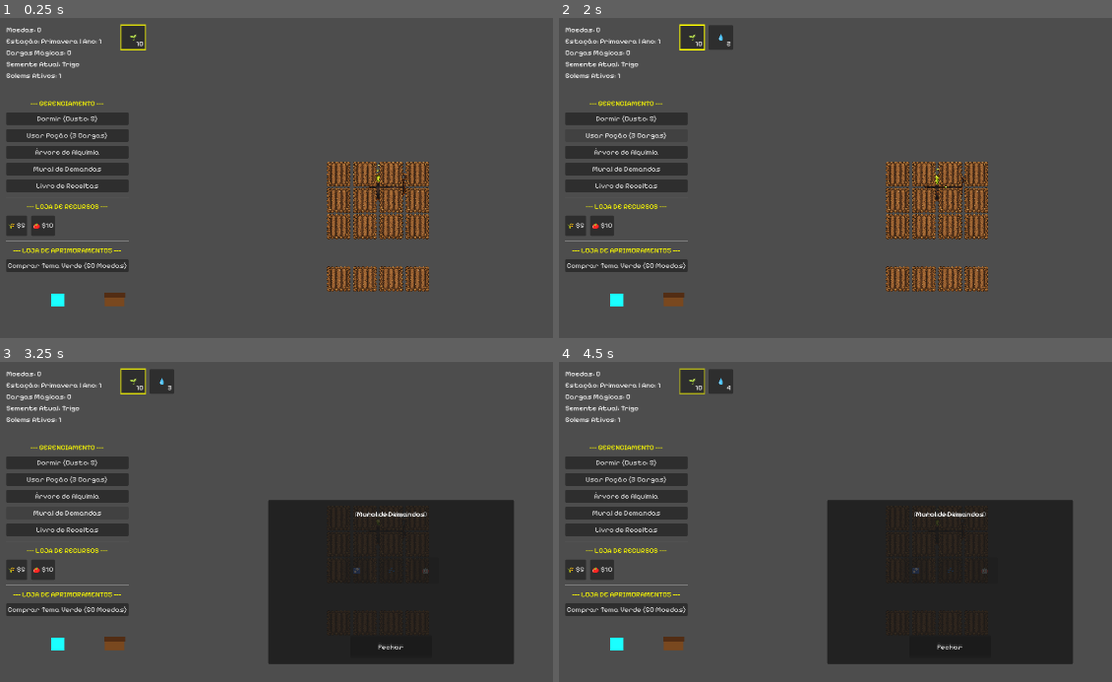
Above: before the commit, frames 1-4 (two rows, left to right).
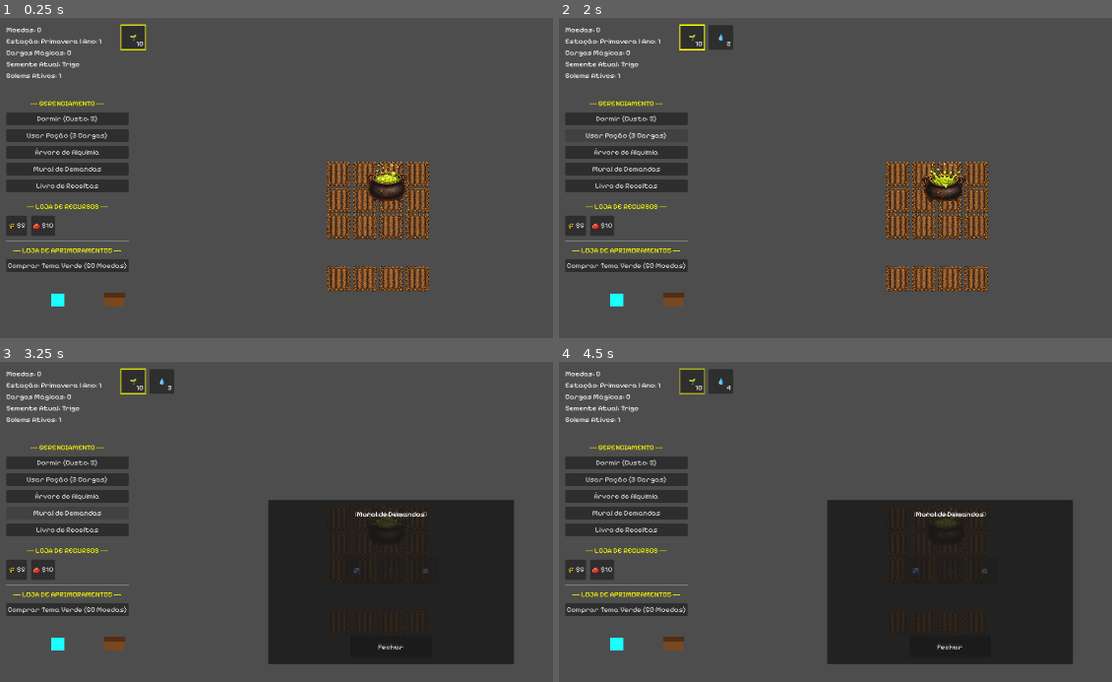
Above: after the commit, the same moments.

Repository: LeandroSatsuki/Cauldron-Crops
Game: Godot game, scene res://Scenes/Main.tscn
Two runs of this game, one before a commit and one after it. Both use one fixed random seed, a clock stepped at 60 frames per second and the inputs below.
Inputs:
- Up to frame 1 (0.25 s): no input
- Up to frame 2 (2 s): click "Dormir (Custo: 5)" at 0.5 s; click "Usar Poção (3 Cargas)" at 1.25 s
- Up to frame 3 (3.25 s): click "Árvore de Alquimia" at 2 s; click "Mural de Demandas" at 2.75 s
- Up to frame 4 (4.5 s): click "Livro de Receitas" at 3.5 s; click "Fechar" at 4.25 s

The runs differ from the first frame. In frame 1, 0.4% of the frame differs, in the area x 66-74%, y 45-58%; in frame 2, 0.4%, in the area x 65-74%, y 45-58%; in frame 3, less than 0.1%; in frame 4, less than 0.1%.

Commit message:
fix: impede terra arada de cobrir golem

Diff:
--- a/Scripts/FarmPlot.gd
+++ b/Scripts/FarmPlot.gd
@@ -44,10 +44,30 @@
 		timer.timeout.connect(_on_timer_timeout)
 	else:
 		push_error("Timer não encontrado na cena FarmPlot!")
+	_configurar_camadas_visuais()
 	_atualizar_visual()
 
 func _process(_delta: float) -> void:
-	z_index = int(global_position.y)
+	var base_z: int = int(global_position.y)
+	z_index = base_z
+	if color_rect:
+		color_rect.z_as_relative = false
+		color_rect.z_index = -100
+	if has_node("SpriteTerra"):
+		$SpriteTerra.z_as_relative = false
+		$SpriteTerra.z_index = -90
+	if visual_regado:
+		visual_regado.z_as_relative = false
+		visual_regado.z_index = -80
+	if has_node("SpritePlanta"):
+		$SpritePlanta.z_as_relative = true
+		$SpritePlanta.z_index = 1
+	if has_node("DropRaroVFX"):
+		$DropRaroVFX.z_as_relative = false
+		$DropRaroVFX.z_index = 2
+	if tooltip_area:
+		tooltip_area.z_as_relative = false
+		tooltip_area.z_index = 10
 	if not tooltip_area:
 		return
 
@@ -410,6 +430,27 @@
 	else:
 		print("AVISO: Imagem nao encontrada: ", caminho)
 
+func _configurar_camadas_visuais() -> void:
+	z_as_relative = false
+	if color_rect:
+		color_rect.z_as_relative = false
+		color_rect.z_index = -100
+	if has_node("SpriteTerra"):
+		$SpriteTerra.z_as_relative = false
+		$SpriteTerra.z_index = -90
+	if visual_regado:
+		visual_regado.z_as_relative = false
+		visual_regado.z_index = -80
+	if has_node("SpritePlanta"):
+		$SpritePlanta.z_as_relative = true
+		$SpritePlanta.z_index = 1
+	if has_node("DropRaroVFX"):
+		$DropRaroVFX.z_as_relative = false
+		$DropRaroVFX.z_index = 2
+	if tooltip_area:
+		tooltip_area.z_as_relative = false
+		tooltip_area.z_index = 10
+
 func _on_sway_area_body_entered(_body: Node2D) -> void:
 	# Só balança se tiver uma textura de planta (ou seja, não é só terra pura)
 	if has_node("SpritePlanta") and $SpritePlanta.texture != null:
Not shown, changed: docs/CHANGELOG.md
Not shown, changed: docs/DECISIONS.md
